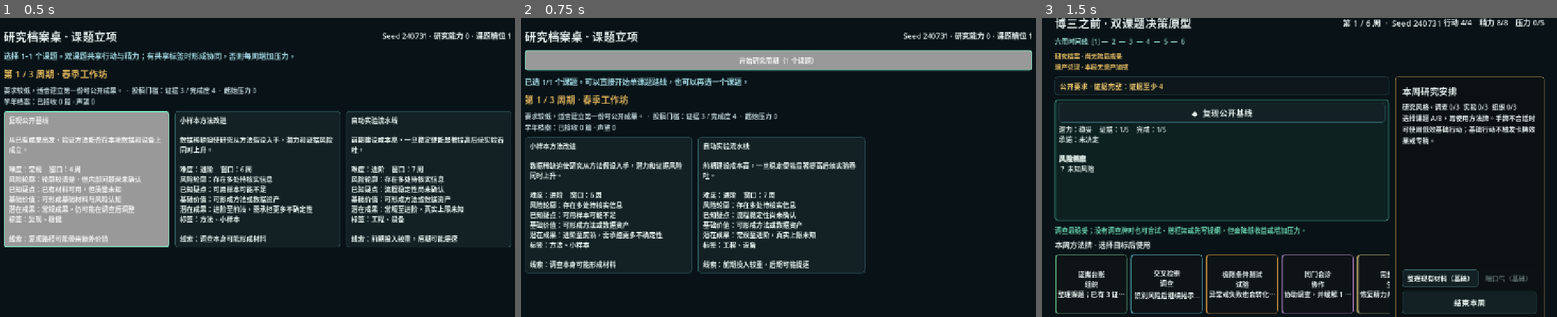
Above: before the commit, frames 1-3 (left to right).
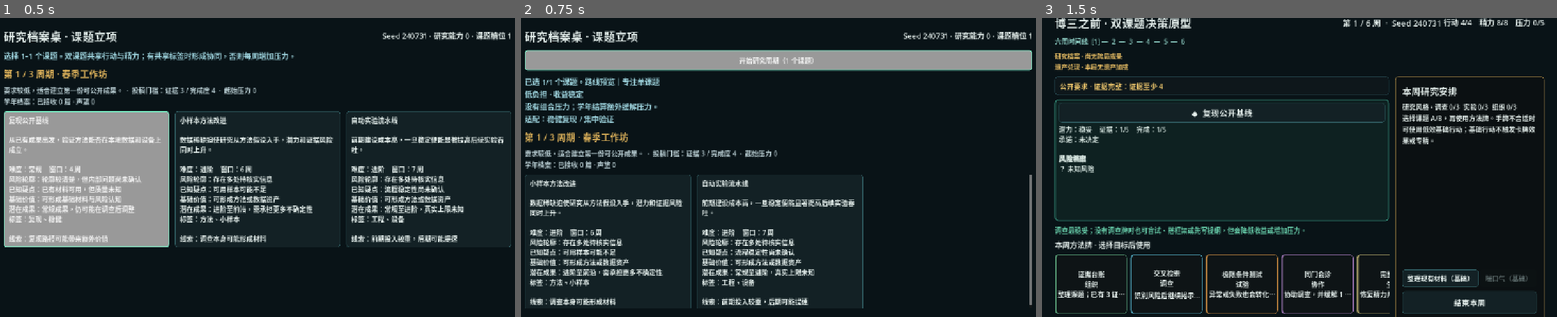
Above: after the commit, the same moments.

Repository: wangyuanjie035-creator/-test
Game: Godot game, scene res://scenes/topic_pool/dynamic_topic_entry.tscn
The game is run twice, just before and just after one commit, with the same random seed, the same clock (stepped at 60 frames per second) and the same inputs.
Inputs:
- Up to frame 1 (0.5 s): no input
- Up to frame 2 (0.75 s): click "复现公开基线 从已有成果出发，验证方法能否在本地数据和设备…" at 0.5 s
- Up to frame 3 (1.5 s): click "开始研究周期（1 个课题）" at 1.25 s

Frame 1 is identical in both runs. In frame 2, 15% of the frame differs, in the area x 0-100%, y 19-98%; in frame 3, nothing differs.

Commit message:
feat: preview portfolio route tradeoffs

Diff:
--- /dev/null
+++ b/scripts/tools/validate_phase_two_route_profiles.gd
@@ -0,0 +1,57 @@
+extends SceneTree
+
+const ROUTE_PRESENTER := preload(
+	"res://scripts/topic_pool/ui/research_portfolio_route_presenter.gd"
+)
+
+
+func _initialize() -> void:
+	var theory: ResearchTopicCandidate = _candidate(&"theory", PackedStringArray(["theory"]))
+	var shared: ResearchTopicCandidate = _candidate(
+		&"shared",
+		PackedStringArray(["theory", "data"])
+	)
+	var engineering: ResearchTopicCandidate = _candidate(
+		&"engineering",
+		PackedStringArray(["engineering"])
+	)
+
+	if not _expect_route([theory], &"single", "稳健复现"):
+		return
+	if not _expect_route([theory, shared], &"synergy", "另一课题证据 +1"):
+		return
+	if not _expect_route([theory, engineering], &"conflict", "周末压力 +1"):
+		return
+	print("PHASE_TWO_ROUTE_PROFILES: PASS")
+	quit(0)
+
+
+func _expect_route(
+	topics: Array[ResearchTopicCandidate],
+	expected_route: StringName,
+	required_text: String
+) -> bool:
+	var profile: Dictionary = ROUTE_PRESENTER.build_route_profile(topics)
+	if StringName(profile.get("route_id", &"")) != expected_route:
+		return _fail("Unexpected route profile: %s" % profile)
+	var formatted: String = ROUTE_PRESENTER.format_route_profile(topics)
+	if not formatted.contains(required_text):
+		return _fail("Route profile omitted its decision consequence: %s" % formatted)
+	return true
+
+
+func _candidate(id_value: StringName, tags: PackedStringArray) -> ResearchTopicCandidate:
+	var archetype := ResearchTopicArchetype.new()
+	archetype.id = id_value
+	archetype.display_name = String(id_value)
+	archetype.tags = tags
+	var candidate := ResearchTopicCandidate.new()
+	candidate.candidate_id = id_value
+	candidate.archetype = archetype
+	return candidate
+
+
+func _fail(message: String) -> bool:
+	push_error("PHASE_TWO_ROUTE_PROFILES: %s" % message)
+	quit(1)
+	return false
--- a/scripts/topic_pool/ui/dynamic_topic_entry.gd
+++ b/scripts/topic_pool/ui/dynamic_topic_entry.gd
@@ -15,6 +15,9 @@
 )
 const CANDIDATE_PRESENTER := preload(
 	"res://scripts/topic_pool/ui/research_topic_candidate_presenter.gd"
+)
+const ROUTE_PRESENTER := preload(
+	"res://scripts/topic_pool/ui/research_portfolio_route_presenter.gd"
 )
 
 @export var run_seed: int = 240731
@@ -368,17 +371,7 @@
 
 
 func _selection_relation_text() -> String:
-	if portfolio.active_topics.size() < 2:
-		return "可以直接开始单课题路线，也可以再选一个课题。"
-	var first: ResearchTopicCandidate = portfolio.active_topics[0]
-	var second: ResearchTopicCandidate = portfolio.active_topics[1]
-	var shared := PackedStringArray()
-	for tag: String in first.archetype.tags:
-		if second.archetype.tags.has(tag):
-			shared.append(tag)
-	if shared.is_empty():
-		return "组合冲突：两个课题无共享标签，每周压力 +1。"
-	return "组合协同：共享“%s”；每周首次产出证据时，另一课题证据 +1。" % "、".join(shared)
+	return ROUTE_PRESENTER.format_route_profile(portfolio.active_topics)
 
 
 func _candidate_card_text(candidate: ResearchTopicCandidate) -> String:
--- /dev/null
+++ b/scripts/topic_pool/ui/research_portfolio_route_presenter.gd
@@ -0,0 +1,57 @@
+class_name ResearchPortfolioRoutePresenter
+extends RefCounted
+
+
+static func build_route_profile(topics: Array[ResearchTopicCandidate]) -> Dictionary:
+	if topics.size() < 2:
+		return {
+			"route_id": &"single",
+			"title": "专注单课题",
+			"tradeoff": "低负担 · 收益稳定",
+			"mechanic": "没有组合压力；学年结算额外缓解压力。",
+			"tendency": "适配：稳健复现 / 集中验证",
+		}
+
+	var shared_tags: PackedStringArray = _shared_tags(topics[0], topics[1])
+	if not shared_tags.is_empty():
+		return {
+			"route_id": &"synergy",
+			"title": "协同双课题",
+			"tradeoff": "共享产能 · 中等上限",
+			"mechanic": "每周首次产出证据时，另一课题证据 +1。",
+			"tendency": "适配：连续实验 / 交叉验证",
+			"shared_tags": shared_tags,
+		}
+
+	return {
+		"route_id": &"conflict",
+		"title": "冲突双课题",
+		"tradeoff": "高压并行 · 高声望上限",
+		"mechanic": "两课题都推进的周末压力 +1；成功结算获得更高声望。",
+		"tendency": "适配：风险探索 / 止损回收",
+	}
+
+
+static func format_route_profile(topics: Array[ResearchTopicCandidate]) -> String:
+	var profile: Dictionary = build_route_profile(topics)
+	var lines: PackedStringArray = [
+		"路线预览｜%s" % String(profile.get("title", "")),
+		String(profile.get("tradeoff", "")),
+		String(profile.get("mechanic", "")),
+		String(profile.get("tendency", "")),
+	]
+	var shared_tags: PackedStringArray = profile.get("shared_tags", PackedStringArray())
+	if not shared_tags.is_empty():
+		lines.insert(2, "共同方向：%s" % " / ".join(shared_tags))
+	return "\n".join(lines)
+
+
+static func _shared_tags(
+	first: ResearchTopicCandidate,
+	second: ResearchTopicCandidate
+) -> PackedStringArray:
+	var shared := PackedStringArray()
+	for tag: String in first.archetype.tags:
+		if second.archetype.tags.has(tag):
+			shared.append(tag)
+	return shared
Not shown, changed: docs/production/DUAL_TOPIC_SCHEDULE.md
